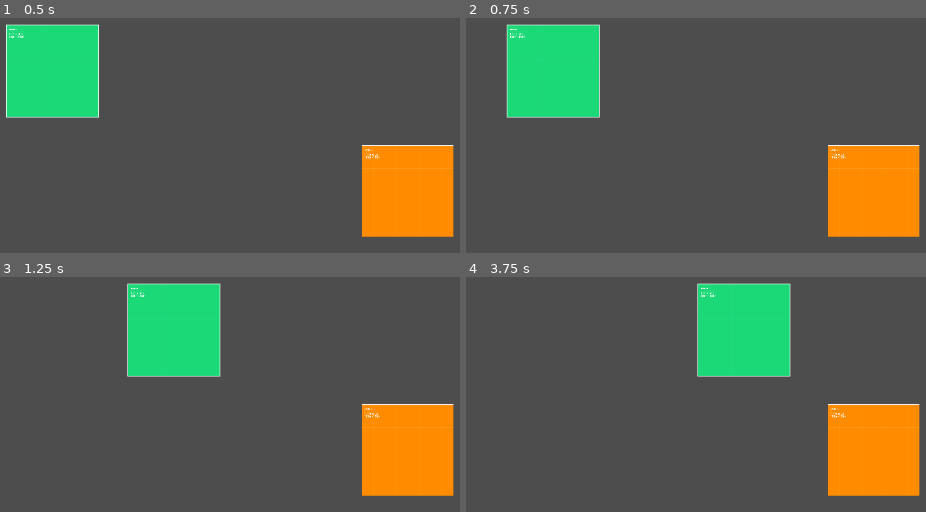
Above: before the commit, frames 1-4 (two rows, left to right).
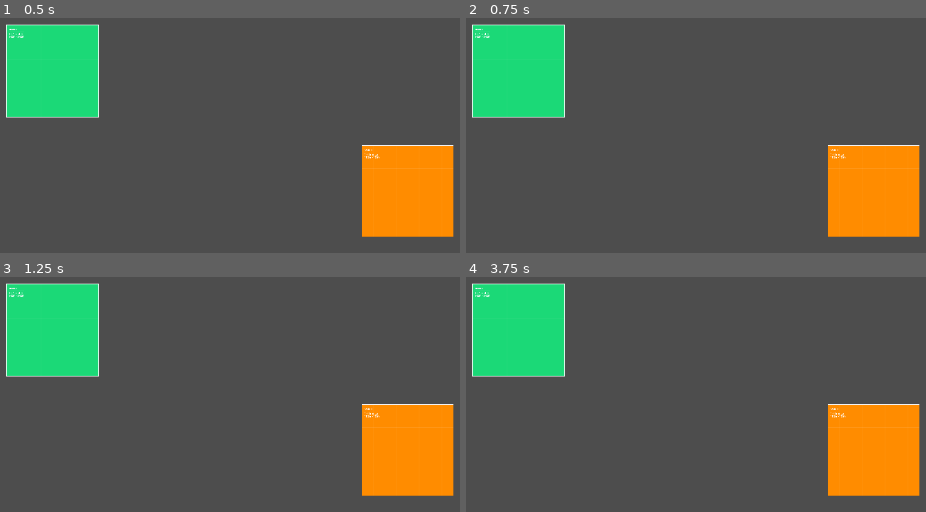
Above: after the commit, the same moments.

Repository: LatinyFroggie/GodotTest
Game: Godot game, scene res://node_2d.tscn
Two runs of this game, one before a commit and one after it. Both use one fixed random seed, a clock stepped at 60 frames per second and the inputs below.
Inputs:
- Up to frame 1 (0.5 s): no input
- Up to frame 2 (0.75 s): tap Enter at 0.5 s; hold D (Right) from 0.53 s (still down)
- Up to frame 3 (1.25 s): keep holding D (Right)
- Up to frame 4 (3.75 s): release D (Right) at 1.28 s; hold S (Down) 1.28-2.03 s; hold D (Right) 2.03-2.78 s; hold W (Up) 2.78-3.53 s; hold Left (Left) from 3.53 s (still down)

Frame 1 is identical in both runs. In frame 2, 6.3% of the frame differs, in the area x 1-30%, y 2-43%; in frame 3, 16%; in frame 4, 16%, in the area x 1-71%, y 2-43%.

Commit message:
stupid stupid input maps

Diff:
--- a/aigc/movement.gd
+++ b/aigc/movement.gd
@@ -5,13 +5,13 @@
 func _physics_process(_delta):
 	var motion = Vector2()
 
-	if Input.is_action_pressed("Left"):
+	if Input.is_action_pressed("KEY_A"):
 		motion.x -= 1
-	if Input.is_action_pressed("Right"):
+	if Input.is_action_pressed("KEY_D"):
 		motion.x += 1
-	if Input.is_action_pressed("Up"):
+	if Input.is_action_pressed("KEY_W"):
 		motion.y -= 1
-	if Input.is_action_pressed("Down"):
+	if Input.is_action_pressed("Key_S"):
 		motion.y += 1
 
 	motion = motion.normalized() * speed
